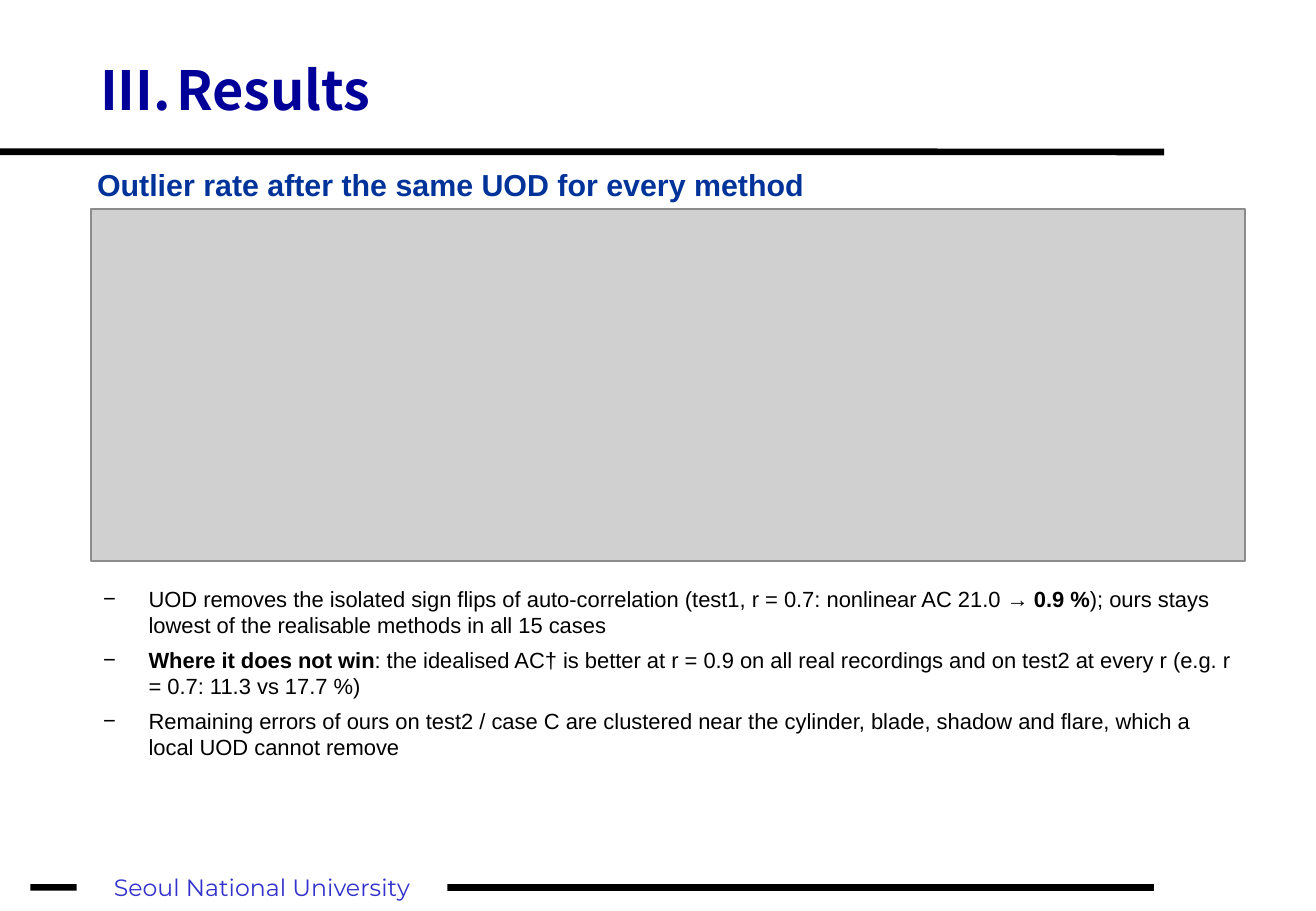
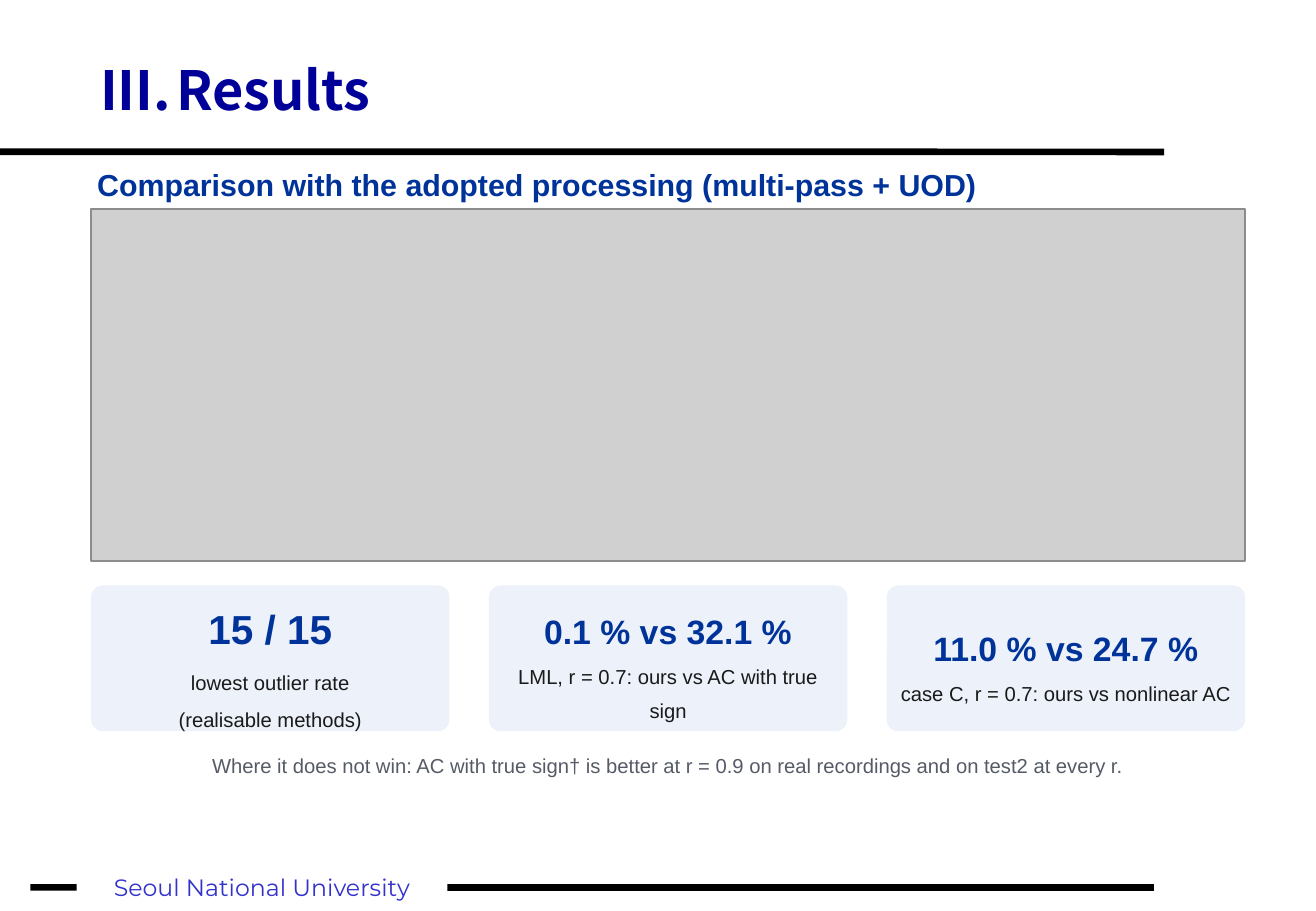
Before and after one commit to fosherrat/piv_termproject, a slide deck: slide 17 of presentation/PIV_term_project.pptx (slide 15 before the commit). Drawn at 1316x911 pixels with LibreOffice and Linux fonts; fonts in the diff are those of the drawing; grey boxes stand for pictures. Boxes give left, top, right and bottom in pixels: in the first picture for what was removed or moved away, otherwise in the second. Text is boxed around its words. In the diff, an @@ line names an element or a change of style, - is before the commit and + after.

```diff
--- a/presentation/PIV_term_project.pptx
+++ b/presentation/PIV_term_project.pptx
@@ text at box(97, 174, 977, 202): text changed @@
-Outlier rate after the same UOD for every method
+Comparison with the adopted processing (multi-pass + UOD)
@@ rounded rectangle added at box(91, 586, 450, 732), fill #ECF1FA, 12 pt, text #1A1A1A @@
+15 / 15
+lowest outlier rate
+(realisable methods)
@@ rounded rectangle added at box(490, 586, 848, 732), fill #ECF1FA, 12 pt, text #1A1A1A @@
+0.1 % vs 32.1 %
+LML, r = 0.7: ours vs AC with true sign
@@ rounded rectangle added at box(887, 586, 1246, 732), fill #ECF1FA, 12 pt, text #1A1A1A @@
+11.0 % vs 24.7 %
+case C, r = 0.7: ours vs nonlinear AC
@@ text at box(212, 758, 1122, 777): text changed; size 13 to 12 pt; text colour #000000 to #555B66 @@
-− UOD removes the isolated sign flips of auto-correlation (test1, r = 0.7: nonlinear AC 21.0 → 0.9 %); ours stays lowest of the realisable methods in all 15 cases
-− Where it does not win: the idealised AC† is better at r = 0.9 on all real recordings and on test2 at every r (e.g. r = 0.7: 11.3 vs 17.7 %)
-− Remaining errors of ours on test2 / case C are clustered near the cylinder, blade, shadow and flare, which a local UOD cannot remove
+Where it does not win: AC with true sign† is better at r = 0.9 on real recordings and on test2 at every r.
```
Also in this commit, not shown: 10 other slides changed, 5 slides added, 2 slides removed, 8 other files.
